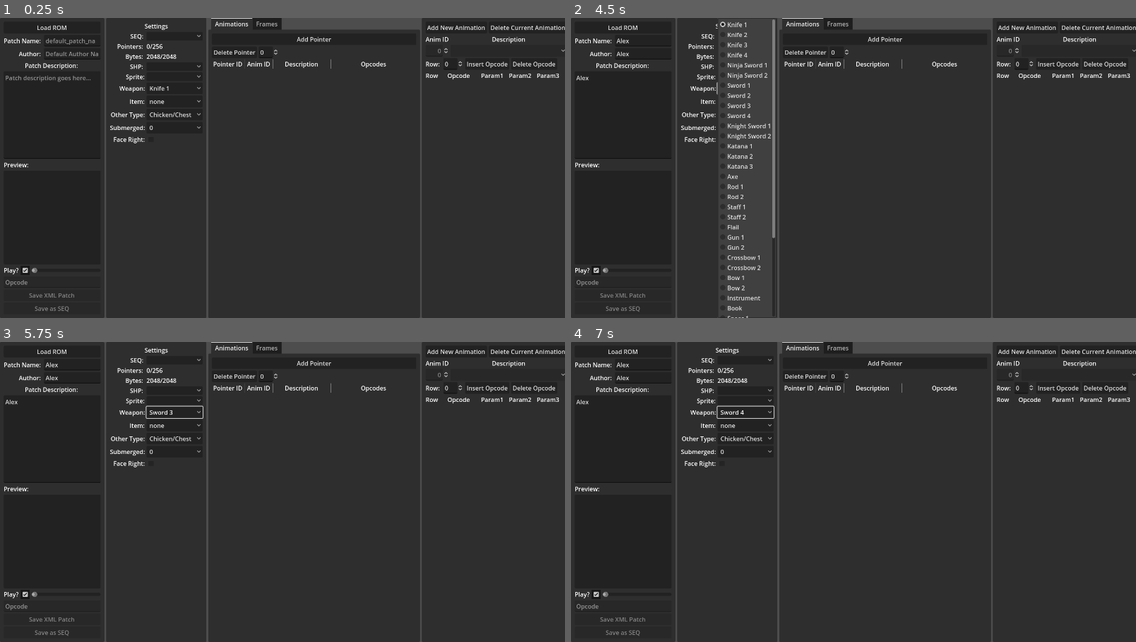
Above: before the commit, frames 1-4 (two rows, left to right).
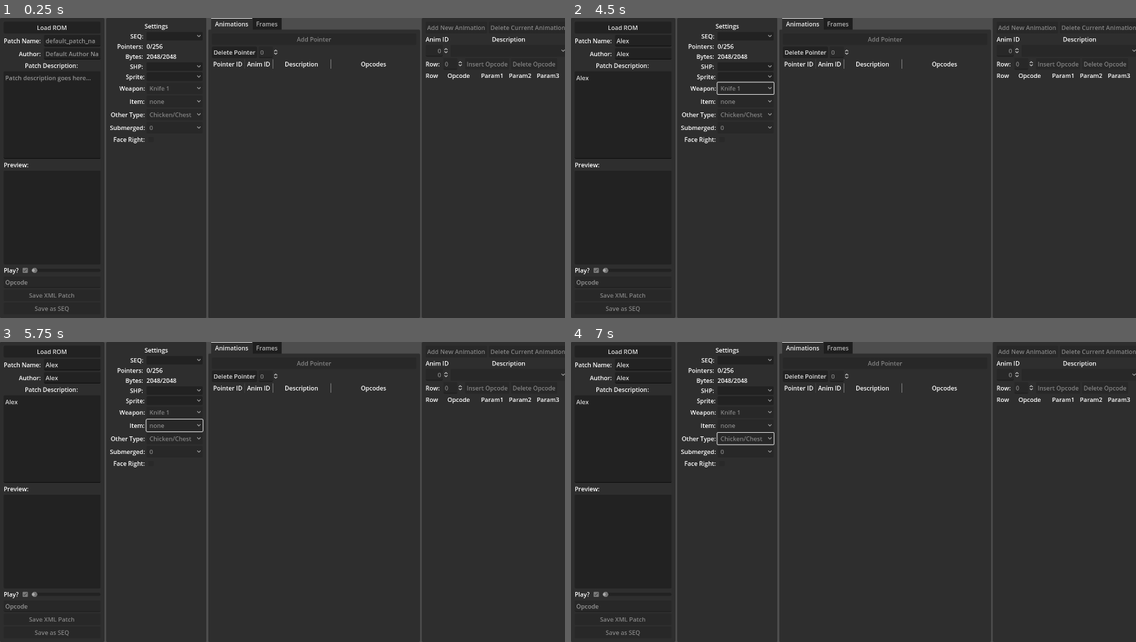
Above: after the commit, the same moments.

Repository: mrgudenheim/fftae
Game: Godot game, scene res://src/main.tscn
Two runs of this game, one before a commit and one after it. Both use one fixed random seed, a clock stepped at 60 frames per second and the inputs below.
Inputs (mouse positions are in pixels of both pictures, inside the frame that each line leads up to):
- Up to frame 1 (0.25 s): no input
- Up to frame 2 (4.5 s): click (644, 42) at 0.52 s; type "Alex" at 0.6 s; click (644, 54) at 0.75 s; type "Alex" at 0.83 s; click (621, 114) at 0.98 s; type "Alex" at 1.07 s; click (593, 270) at 1.27 s; click (593, 270) at 2.02 s; click (1028, 27) at 2.75 s, where only the run before the commit has a clickable "Add New Animation"; click (1028, 27) at 3.5 s, where only the run before the commit has a clickable "Add New Animation"; click (746, 87) at 4.25 s, where only the run before the commit has a clickable "Knife 1"
- Up to frame 3 (5.75 s): click (175, 426) at 5 s, where only the run before the commit has a clickable "none"
- Up to frame 4 (7 s): click (746, 411) at 5.75 s, where only the run before the commit has a clickable "Sword 3"; click (746, 438) at 6.5 s, where only the run before the commit has a clickable "Chicken/Chest"

The runs differ from the first frame. In frame 1, 0.4% of the frame differs, in the area x 4-100%, y 2-85%; in frame 2, 2.7%, in the area x 4-100%, y 0-100%; in frame 3, 0.6%; in frame 4, 0.6%.
Error before the commit: Invalid access to property or key of type 'String' on a base object of type 'Dictionary'. (res://src/main.gd:51)

Commit message:
updated first load to show walking animation disabled ui before rom is loaded to prevent crashes

Diff:
--- a/src/main.gd
+++ b/src/main.gd
@@ -126,6 +126,9 @@
 
 	cache_associated_files()
 
+	preview_manager.enable_ui()
+	ui_manager.enable_ui()
+
 	save_xml_button.disabled = false
 	save_seq_button.disabled = false
 
@@ -137,6 +140,7 @@
 	_on_seq_file_options_item_selected(ui_manager.seq_options.selected)
 	_on_shp_file_options_item_selected(ui_manager.shp_options.selected)
 
+	ui_manager.pointer_index_spinbox.value = 6 # default to walking animation
 	#ui_manager.preview_viewport.sprite_primary.texture = ImageTexture.create_from_image(spr.spritesheet)
 
 	var background_image: Image = shp.create_blank_frame(Color.BLACK)
@@ -568,6 +572,7 @@
 	ui_manager.update_animation_description_options(seq)
 
 	populate_animation_list(animation_list_container, seq)
+	ui_manager.pointer_index_spinbox.value = 0
 	populate_opcode_list(opcode_list_container, ui_manager.animation_name_options.selected)
 
 	UiManager.option_button_select_text(ui_manager.shp_options, seq.shp_name)
--- a/src/main.tscn
+++ b/src/main.tscn
@@ -40,7 +40,7 @@
 anchor_right = 1.0
 anchor_bottom = 1.0
 
-[node name="PatchPanel" type="PanelContainer" parent="HBoxCo …(285 unchanged characters)… row_spinbox", "pointer_index_spinbox", "preview_viewport")]
+[node name="PatchPanel" type="PanelContainer" parent="HBoxCo …(285 unchanged characters)… row_spinbox", "pointer_index_spinbox", "create_animation", "delete_animation", "create_opcode", "delete_opcode", "create_pointer", "delete_pointer", "preview_viewport")]
 layout_mode = 2
 script = ExtResource("2_hmnjv")
 seq_options = NodePath("../SettingsPanel/MarginContainer/VBoxContainer/Settings/SeqFileOptions")
@@ -56,6 +56,12 @@
 animation_name_options = NodePath("../AnimationEditor/MarginContainer/VBoxContainer/Options/AnimationOptionButton")
 row_spinbox = NodePath("../AnimationEditor/MarginContainer/VBoxContainer/Functions/RowSpinBox")
 pointer_index_spinbox = NodePath("../TabContainer/Animations/VBoxContainer/Functions/PointerSpinBox")
+create_animation = NodePath("../AnimationEditor/MarginContainer/VBoxContainer/HBoxContainer/NewAnimation")
+delete_animation = NodePath("../AnimationEditor/MarginContainer/VBoxContainer/HBoxContainer/DeleteAnimation")
+create_opcode = NodePath("../AnimationEditor/MarginContainer/VBoxContainer/Functions/InsertOpcode")
+delete_opcode = NodePath("../AnimationEditor/MarginContainer/VBoxContainer/Functions/DeleteOpcode")
+create_pointer = NodePath("../TabContainer/Animations/VBoxContainer/AddPointer")
+delete_pointer = NodePath("../TabContainer/Animations/VBoxContainer/Functions/DeletePointer")
 preview_viewport = NodePath("MarginContainer/VBoxContainer/PreviewContainer/PreviewSubViewportContainer")
 
 [node name="MarginContainer" type="MarginContainer" parent="HBoxContainer/PatchPanel"]
@@ -135,7 +141,7 @@
 layout_mode = 2
 text = "Preview:"
 
-[node name="PreviewContainer" type="PanelContainer" parent=" …(183 unchanged characters)… ed_depth_options", "face_right_check", "animation_slider", "opcode_text")]
+[node name="PreviewContainer" type="PanelContainer" parent=" …(183 unchanged characters)… ed_depth_options", "face_right_check", "is_playing_check", "animation_slider", "opcode_text")]
 layout_mode = 2
 script = ExtResource("4_jq1qv")
 ui_manager = NodePath("../../..")
@@ -145,6 +151,7 @@
 other_type_options = NodePath("../../../../SettingsPanel/MarginContainer/VBoxContainer/Settings/OtherTypeOptions")
 submerged_depth_options = NodePath("../../../../SettingsPanel/MarginContainer/VBoxContainer/Settings/SubmergedOptions")
 face_right_check = NodePath("../../../../SettingsPanel/MarginContainer/VBoxContainer/Settings/FaceRightCheckBox")
+is_playing_check = NodePath("../SliderContainer/PlayCheckBox")
 layer_priority_table_filepath = "res://src/layer_priority_table.txt"
 weapon_table_filepath = "res://src/weapons.txt"
 item_list_filepath = "res://src/item_list.txt"
@@ -165,6 +172,7 @@
 [node name="PlayCheckBox" type="CheckBox" parent="HBoxContainer/PatchPanel/MarginContainer/VBoxContainer/SliderContainer"]
 custom_minimum_size = Vector2(24, 0)
 layout_mode = 2
+disabled = true
 button_pressed = true
 
 [node name="HSlider" type="HSlider" parent="HBoxContainer/PatchPanel/MarginContainer/VBoxContainer/SliderContainer"]
@@ -300,6 +308,7 @@
 
 [node name="WeaponOptions" type="OptionButton" parent="HBoxContainer/SettingsPanel/MarginContainer/VBoxContainer/Settings"]
 layout_mode = 2
+disabled = true
 
 [node name="ItemLabel" type="Label" parent="HBoxContainer/SettingsPanel/MarginContainer/VBoxContainer/Settings"]
 layout_mode = 2
@@ -308,6 +317,7 @@
 
 [node name="ItemOptions" type="OptionButton" parent="HBoxContainer/SettingsPanel/MarginContainer/VBoxContainer/Settings"]
 layout_mode = 2
+disabled = true
 
 [node name="OtherTypeLabel" type="Label" parent="HBoxContainer/SettingsPanel/MarginContainer/VBoxContainer/Settings"]
 layout_mode = 2
@@ -316,6 +326,7 @@
 
 [node name="OtherTypeOptions" type="OptionButton" parent="HBoxContainer/SettingsPanel/MarginContainer/VBoxContainer/Settings"]
 layout_mode = 2
+disabled = true
 selected = 0
 item_count = 3
 popup/item_0/text = "Chicken/Chest"
@@ -331,6 +342,7 @@
 
 [node name="SubmergedOptions" type="OptionButton" parent="HBoxContainer/SettingsPanel/MarginContainer/VBoxContainer/Settings"]
 layout_mode = 2
+disabled = true
 selected = 0
 item_count = 3
 popup/item_0/text = "0"
@@ -347,6 +359,7 @@
 [node name="FaceRightCheckBox" type="CheckBox" parent="HBoxContainer/SettingsPanel/MarginContainer/VBoxContainer/Settings"]
 layout_mode = 2
 size_flags_horizontal = 0
+disabled = true
 
 [node name="TabContainer" type="TabContainer" parent="HBoxContainer"]
 layout_mode = 2
@@ -361,6 +374,7 @@
 
 [node name="AddPointer" type="Button" parent="HBoxContainer/TabContainer/Animations/VBoxContainer"]
 layout_mode = 2
+disabled = true
 text = "Add Pointer"
 
 [node name="Functions" type="HBoxContainer" parent="HBoxContainer/TabContainer/Animations/VBoxContainer"]
@@ -372,6 +386,7 @@
 
 [node name="PointerSpinBox" type="SpinBox" parent="HBoxContainer/TabContainer/Animations/VBoxContainer/Functions"]
 layout_mode = 2
+editable = false
 
 [node name="Headers" type="HBoxContainer" parent="HBoxContainer/TabContainer/Animations/VBoxContainer"]
 layout_mode = 2
@@ -493,10 +508,12 @@
 
 [node name="NewAnimation" type="Button" parent="HBoxContainer/AnimationEditor/MarginContainer/VBoxContainer/HBoxContainer"]
 layout_mode = 2
+disabled = true
 text = "Add New Animation"
 
 [node name="DeleteAnimation" type="Button" parent="HBoxContainer/AnimationEditor/MarginContainer/VBoxContainer/HBoxContainer"]
 layout_mode = 2
+disabled = true
 text = "Delete Current Animation"
 
 [node name="Options" type="GridContainer" parent="HBoxContainer/AnimationEditor/MarginContainer/VBoxContainer"]
@@ -533,13 +550,16 @@
 
 [node name="RowSpinBox" type="SpinBox" parent="HBoxContainer/AnimationEditor/MarginContainer/VBoxContainer/Functions"]
 layout_mode = 2
+editable = false
 
 [node name="InsertOpcode" type="Button" parent="HBoxContainer/AnimationEditor/MarginContainer/VBoxContainer/Functions"]
 layout_mode = 2
+disabled = true
 text = "Insert Opcode"
 
 [node name="DeleteOpcode" type="Button" parent="HBoxContainer/AnimationEditor/MarginContainer/VBoxContainer/Functions"]
 layout_mode = 2
+disabled = true
 text = "Delete Opcode"
 
 [node name="ScrollContainer" type="ScrollContainer" parent="HBoxContainer/AnimationEditor/MarginContainer/VBoxContainer"]
--- a/src/preview_manager.gd
+++ b/src/preview_manager.gd
@@ -12,6 +12,7 @@
 @export var other_type_options: OptionButton
 @export var submerged_depth_options: OptionButton
 @export var face_right_check: CheckBox
+@export var is_playing_check: CheckBox
 
 @export_file("*.txt") var layer_priority_table_filepath: String
 var layer_priority_table: Array = []
@@ -93,6 +94,15 @@
 		table.append(lines[line_index].split(","))
 
 	return table
+
+
+func enable_ui() -> void:
+	weapon_options.disabled = false
+	item_options.disabled = false
+	other_type_options.disabled = false
+	submerged_depth_options.disabled = false
+	face_right_check.disabled = false
+	is_playing_check.disabled = false
 
 
 func start_animation(fft_animation: FftAnimation, draw_target: Sprite2D, is_playing: bool, isLooping: bool, force_loop: bool = false) -> void:
--- a/src/row_animation.tscn
+++ b/src/row_animation.tscn
@@ -64,11 +64,11 @@
 [node name="MarginContainer2" type="MarginContainer" parent="Row"]
 layout_mode = 2
 mouse_filter = 2
-theme_override_constants/margin_left = 5
+theme_override_constants/margin_left = 10
 theme_override_constants/margin_right = 5
 
 [node name="Description" type="Label" parent="Row/MarginContainer2"]
-custom_minimum_size = Vector2(140, 0)
+custom_minimum_size = Vector2(135, 0)
 layout_mode = 2
 text = "Walk Front"
 autowrap_mode = 3
--- a/src/ui_manager.gd
+++ b/src/ui_manager.gd
@@ -17,6 +17,12 @@
 @export var animation_name_options: OptionButton
 @export var row_spinbox: SpinBox
 @export var pointer_index_spinbox: SpinBox
+@export var create_animation: Button
+@export var delete_animation: Button
+@export var create_opcode: Button
+@export var delete_opcode: Button
+@export var create_pointer: Button
+@export var delete_pointer: Button
 
 @export var preview_viewport: PreviewSubViewportContainer
 
@@ -78,6 +84,20 @@
 	animation_name_options.item_selected.connect(animation_id_spinbox.set_value_no_signal)
 
 
+func enable_ui() -> void:
+	create_animation.disabled = false
+	delete_animation.disabled = false
+	animation_id_spinbox.editable = true
+	animation_name_options.disabled = false
+	row_spinbox.editable = true
+	create_opcode.disabled = false
+	delete_opcode.disabled = false
+
+	pointer_index_spinbox.editable = true
+	create_pointer.disabled = false
+	delete_pointer.disabled = false
+
+
 func update_info_text(current: int, max_value: int, ui: Label) -> void:
 	var percent_of_max:String = " (%.f%%)" % [100 * current/float(max_value)]
 	ui.text = str(current) + "/" + str(max_value) + percent_of_max
